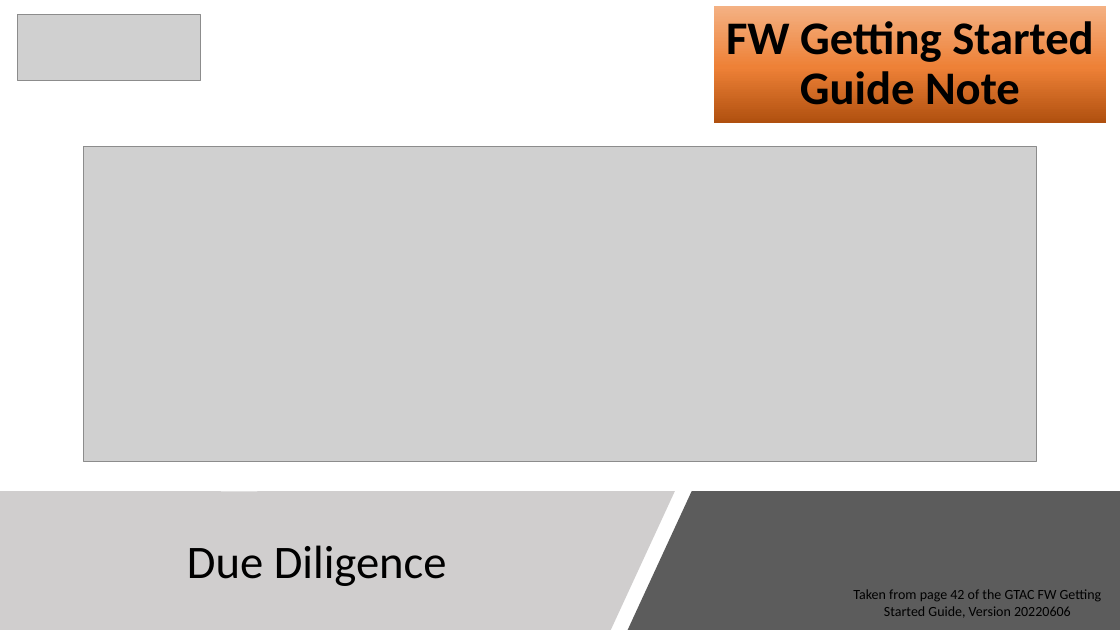
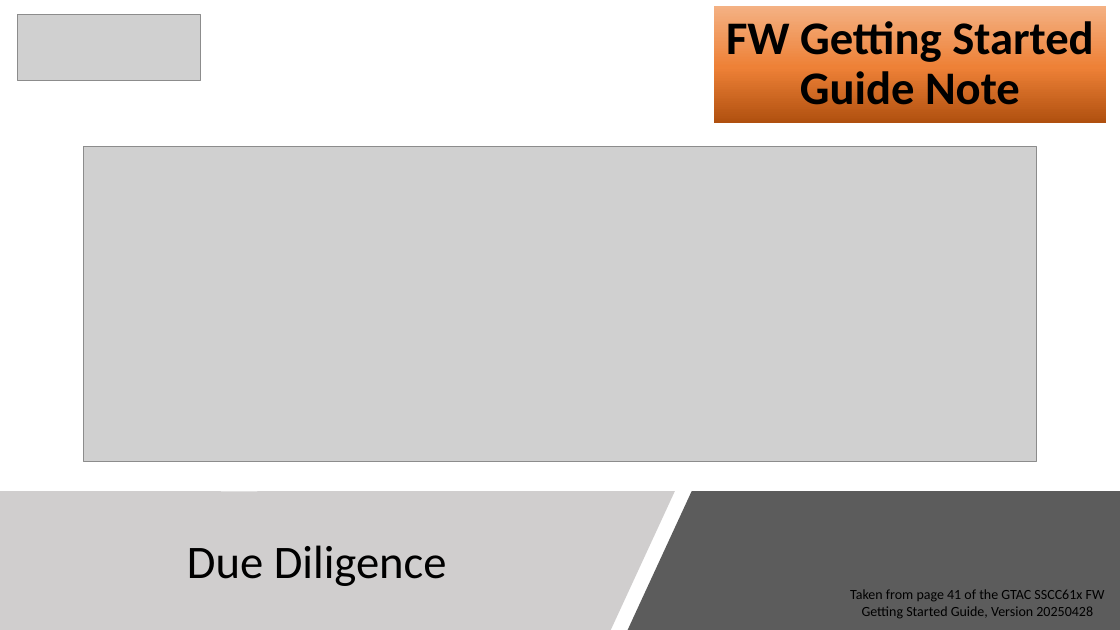
Before and after one commit to Sodecia-GTAC/wiki, a slide deck: slide 15 of GTAC Controls Training Package/GTAC Training - Safety Liability_20260602.pptx (slide 14 before the commit). Drawn at 1120x630 pixels with LibreOffice and Linux fonts; fonts in the diff are those of the drawing; grey boxes stand for pictures. Boxes give left, top, right and bottom in pixels: in the first picture for what was removed or moved away, otherwise in the second. Text is boxed around its words. In the diff, an @@ line names an element or a change of style, - is before the commit and + after.

```diff
--- a/GTAC Controls Training Package/GTAC Training - Safety Liability_20260602.pptx
+++ b/GTAC Controls Training Package/GTAC Training - Safety Liability_20260602.pptx
@@ text at [850, 589, 1105, 618]: text changed @@
-Taken from page 42 of the GTAC FW Getting Started Guide, Version 20220606
+Taken from page 41 of the GTAC SSCC61x FW Getting Started Guide, Version 20250428
```
Also in this commit, not shown: 3 other slides changed, 1 slide added.
